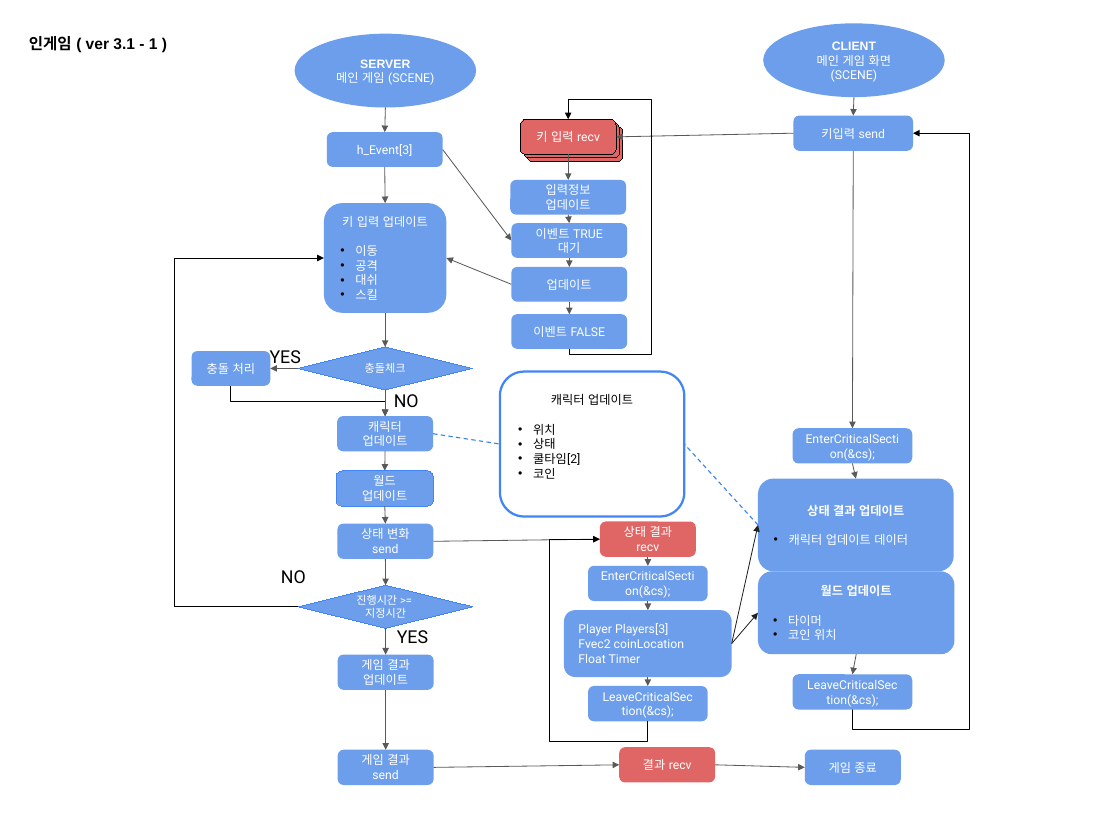
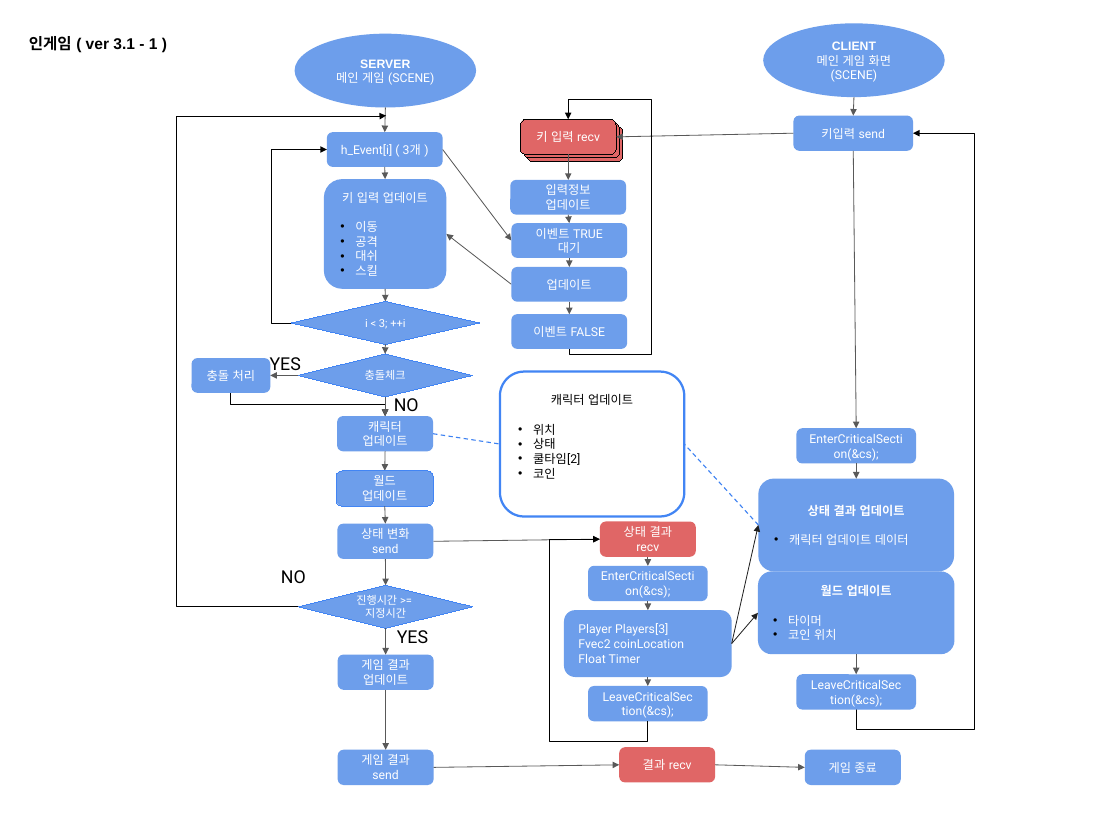
Before and after one commit to haein0303/NetWorkGame_Final_Term, a slide deck: slide 5 of Document/하이레벨 + 스레드(ver2.0).pptx. Drawn at 1120x840 pixels with LibreOffice and Linux fonts; fonts in the diff are those of the drawing. Boxes give left, top, right and bottom in pixels: in the first picture for what was removed or moved away, otherwise in the second. Text is boxed around its words. In the diff, an @@ line names an element or a change of style, - is before the commit and + after.

```diff
--- a/Document/하이레벨 + 스레드(ver2.0).pptx
+++ b/Document/하이레벨 + 스레드(ver2.0).pptx
@@ elbow arrow moved from (298, 606) - (324, 258) to (298, 606) - (386, 115) @@
@@ text in rounded rectangle at (x1=341, y1=144, x2=421, y2=156): text changed @@
-h_Event[3]
+h_Event[i] ( 3개 )
@@ elbow arrow added from (291, 323) to (327, 150), #000000 0.75 pt @@
@@ rounded rectangle "키 입력 업데이트" moved from (x1=324, y1=203, x2=446, y2=313) to (x1=324, y1=179, x2=446, y2=289) @@
@@ arrow moved from (385, 167) - (385, 203) to (385, 167) - (385, 179) @@
@@ arrow moved from (854, 151) - (853, 428) to (854, 151) - (856, 428) @@
@@ arrow moved from (511, 284) - (446, 258) to (511, 284) - (446, 234) @@
@@ arrow moved from (385, 313) - (385, 347) to (385, 289) - (386, 302) @@
@@ diamond added at (x1=291, y1=302, x2=480, y2=345), fill #6D9EEB, outline #4285F4 0.75 pt, 10 pt, text #FFFFFF @@
+i < 3; ++i
@@ text "YES" moved from (x1=270, y1=350, x2=301, y2=368) to (x1=270, y1=357, x2=301, y2=375) @@
@@ arrow added from (386, 345) to (385, 354), #595959 0.75 pt @@
@@ 1 text, 1 diamond, 1 rounded rectangle, 1 arrow moved together from (x1=191, y1=347, x2=472, y2=407) to (x1=191, y1=354, x2=472, y2=411) @@
@@ elbow arrow moved from (231, 386) - (385, 416) to (231, 393) - (385, 416) @@
@@ arrow moved from (385, 390) - (385, 416) to (385, 397) - (385, 416) @@
@@ 2 rounded rectangles, 2 arrows, 1 elbow arrow moved together from (x1=793, y1=134, x2=970, y2=730) to (x1=797, y1=134, x2=975, y2=730) @@
```
Also in this commit, not shown: 1 slide added, 1 slide removed, 7 other files.
